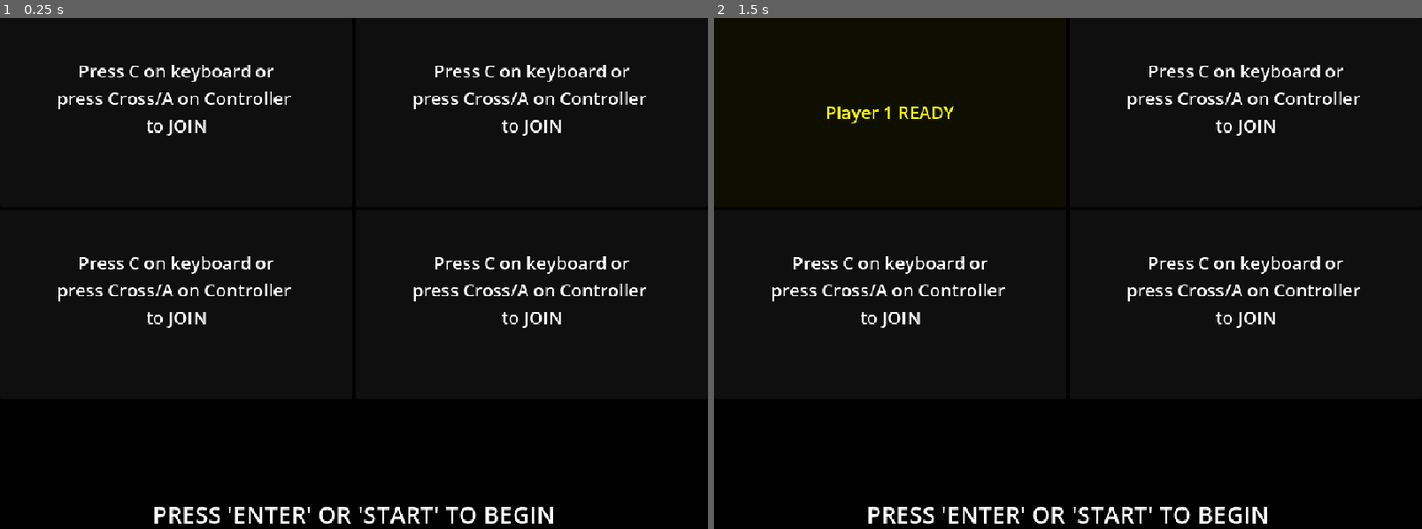
Above: before the commit, frames 1-2 (left to right).
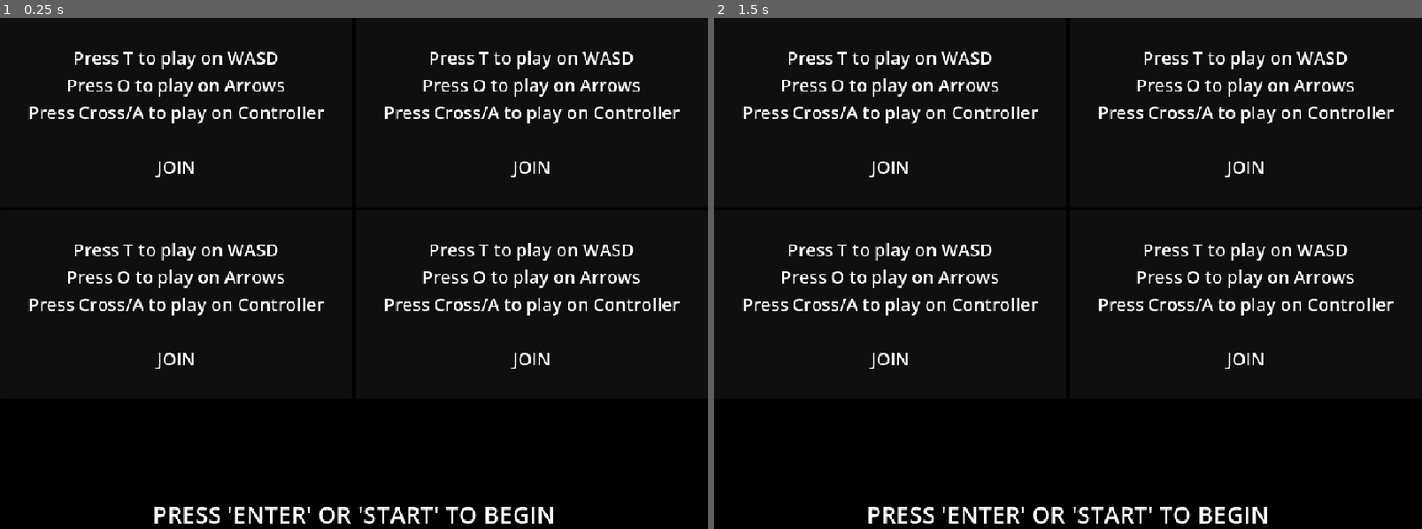
Above: after the commit, the same moments.

Repository: grandeisa/livre-2026
Game: Godot game, scene res://scenes/join_scene.tscn
Two runs of this game, one before a commit and one after it. Both use one fixed random seed, a clock stepped at 60 frames per second and the inputs below.
Inputs:
- Up to frame 1 (0.25 s): no input
- Up to frame 2 (1.5 s): tap C at 0.5, 0.6, 1.25, 1.35 s

The runs differ from the first frame. In frame 1, 7.2% of the frame differs, in the area x 4-97%, y 6-69%; in frame 2, 6.7%.

Commit message:
Add join screen support for 2 players on keyboard and hint

Diff:
--- a/src/autoloads/director.gd
+++ b/src/autoloads/director.gd
@@ -36,7 +36,7 @@
 	var hud = scene.get_node("HUD")
 
 	for i in range(0, len(devices)):
-		if devices[i] == -2: continue
+		if devices[i] == -100: continue
 		var player: Player = player_packed.instantiate()
 		player.id = i
 		player.device = devices[i]
--- a/src/autoloads/multi-input.gd
+++ b/src/autoloads/multi-input.gd
@@ -60,6 +60,15 @@
 		positive_y = _get_joy_action_name(positive_y, device)
 	return Input.get_vector(negative_x, positive_x, negative_y, positive_y)
 
+func get_device_name(device: int) -> String:
+	match device:
+		-1:
+			return "Keyboard (Arrow Keys)"
+		-2:
+			return "Keyboard (WASD)"
+		_:
+			return ("Controller %d" % (device+1)) if device >= 0 else "UNKNOWN DEVICE"
+
 #####
 
 func _ready() -> void:
--- a/src/project.godot
+++ b/src/project.godot
@@ -52,12 +52,12 @@
 }
 p_jump@kb-1={
 "deadzone": 0.2,
-"events": [Object(InputEventKey,"resource_local_to_scene":fa …(141 unchanged characters)… ":false,"keycode":0,"physical_keycode":75,"key_label":0,"unicode":107,"location":0,"echo":false,"script":null)
+"events": [Object(InputEventKey,"resource_local_to_scene":fa …(141 unchanged characters)… ":false,"keycode":0,"physical_keycode":79,"key_label":0,"unicode":111,"location":0,"echo":false,"script":null)
 ]
 }
 p_heal@kb-1={
 "deadzone": 0.2,
-"events": [Object(InputEventKey,"resource_local_to_scene":fa …(140 unchanged characters)… d":false,"keycode":0,"physical_keycode":76,"key_label":0,"unicode":108,"location":0,"echo":false,"script":null)
+"events": [Object(InputEventKey,"resource_local_to_scene":fa …(140 unchanged characters)… d":false,"keycode":0,"physical_keycode":80,"key_label":0,"unicode":112,"location":0,"echo":false,"script":null)
 ]
 }
 p_left@joy-all={
@@ -135,12 +135,13 @@
 }
 p_heal@kb-2={
 "deadzone": 0.2,
-"events": [Object(InputEventKey,"resource_local_to_scene":fa …(140 unchanged characters)… d":false,"keycode":0,"physical_keycode":70,"key_label":0,"unicode":102,"location":0,"echo":false,"script":null)
+"events": [Object(InputEventKey,"resource_local_to_scene":fa …(140 unchanged characters)… d":false,"keycode":0,"physical_keycode":82,"key_label":0,"unicode":114,"location":0,"echo":false,"script":null)
 ]
 }
 p_jump@kb-2={
 "deadzone": 0.2,
 "events": [Object(InputEventKey,"resource_local_to_scene":false,"resource_name":"","device":-1,"window_id":0,"alt_press …(192 unchanged characters)…
+, Object(InputEventKey,"resource_local_to_scene":false,"resource_name":"","device":-1,"window_id":0,"alt_pressed":false,"shift_pressed":false,"ctrl_pressed":false,"meta_pressed":false,"pressed":false,"keycode":0,"physical_keycode":84,"key_label":0,"unicode":116,"location":0,"echo":false,"script":null)
 ]
 }
 
--- a/src/scenes/join_scene.tscn
+++ b/src/scenes/join_scene.tscn
@@ -11,6 +11,11 @@
 grow_horizontal = 2
 grow_vertical = 2
 script = ExtResource("1_1l7o0")
+no_join_text = "Press T to play on WASD
+Press O to play on Arrows
+Press Cross/A to play on Controller
+
+JOIN"
 
 [node name="GridContainer" type="GridContainer" parent="." unique_id=1254733053]
 layout_mode = 1
--- a/src/scripts/join_scene.gd
+++ b/src/scripts/join_scene.gd
@@ -1,6 +1,10 @@
 extends Control
 
+const EMPTY_DEVICE: int = -100
+
 @onready var grid = $GridContainer
+@export_multiline var no_join_text: String = "INSERT JOIN TEXT"
+
 
 var join_containers: Array = []
 var device_list: Array[int] = []
@@ -9,20 +13,31 @@
 func _ready() -> void:
 	Director.generate_player_colors()
 	device_list.resize(4)
-	device_list.fill(-2)
+	device_list.fill(EMPTY_DEVICE)
 
 	join_containers = grid.get_children()
+	for container in join_containers:
+		container.get_node("Label").text = no_join_text
 
-func _input(event: InputEvent) -> void:
-	if event is InputEventKey:
-		if event.keycode == KEY_C:
-			assign_id(-1)
-	elif event is InputEventJoypadButton:
-		if not event.pressed: return
+func _process(_delta: float) -> void:
+	if Input.is_action_just_pressed("p_reset@all") and device_available.count(false) >= 2:
+		Director.change_to_test_level(device_list)
+		return
 
-		if abs(event.button_index) == JOY_BUTTON_A:
-			print(event.device)
-			assign_id(event.device)
+	for device in _get_device_press("p_jump"):
+		assign_id(device)
+	for device in _get_device_press("p_heal"):
+		unassign_id(device)
+
+## Returns a list of devices that have just pressed the action.
+## [param kb_amount] is the amount of keyboard devices to be checked
+## [param joy_amount] is the amount of joystick devices to be checked
+func _get_device_press(action: StringName, kb_amount: int = 2, joy_amount: int = 8) -> Array[int]:
+	var presses: Array[int] = []
+	for id in range(-kb_amount, joy_amount):
+		if MultiInput.is_action_just_pressed(action, id):
+			presses.append(id)
+	return presses
 
 func assign_id(device: int) -> void:
 	if true not in device_available: return
@@ -31,9 +46,19 @@
 	device_available[id] = false
 	device_list[id] = device
 
-	join_containers[id].get_node("Label").text = "Player %d READY" % (id+1)
+	var device_name = MultiInput.get_device_name(device)
+
+	join_containers[id].get_node("Label").text = "Player %d READY\n%s" % \
+					[(id+1), device_name]
+
 	join_containers[id].modulate = Director.player_colors[id]
 
-func _process(_delta: float) -> void:
-	if Input.is_action_just_pressed("p_reset@all") and device_available.count(false) >= 2:
-		Director.change_to_test_level(device_list)
+func unassign_id(device: int) -> void:
+	if false not in device_available: return
+	if device not in device_list: return
+	var id: int = device_list.find(device)
+	device_available[id] = true
+	device_list[id] = EMPTY_DEVICE
+
+	join_containers[id].get_node("Label").text = no_join_text
+	join_containers[id].modulate = Color.WHITE
